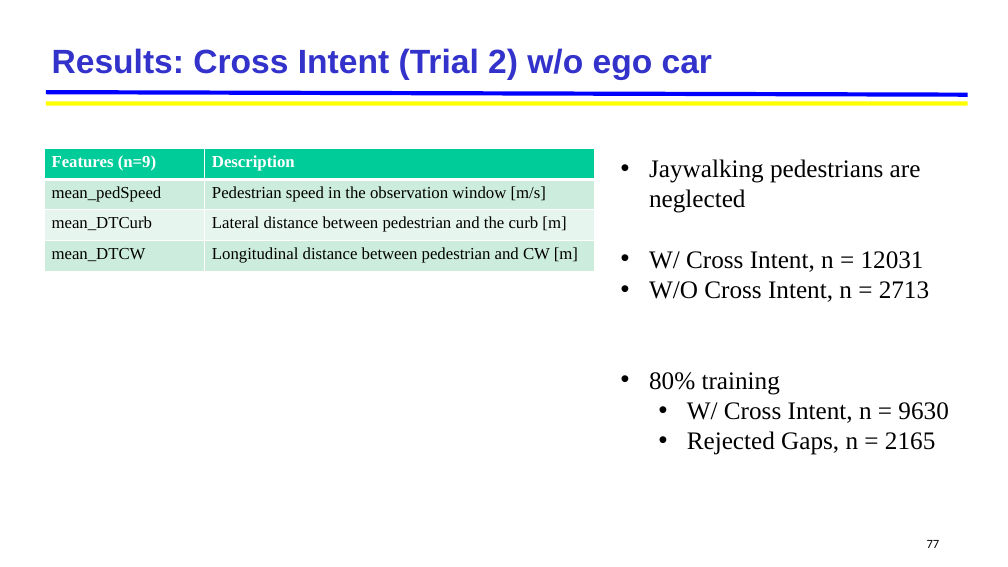
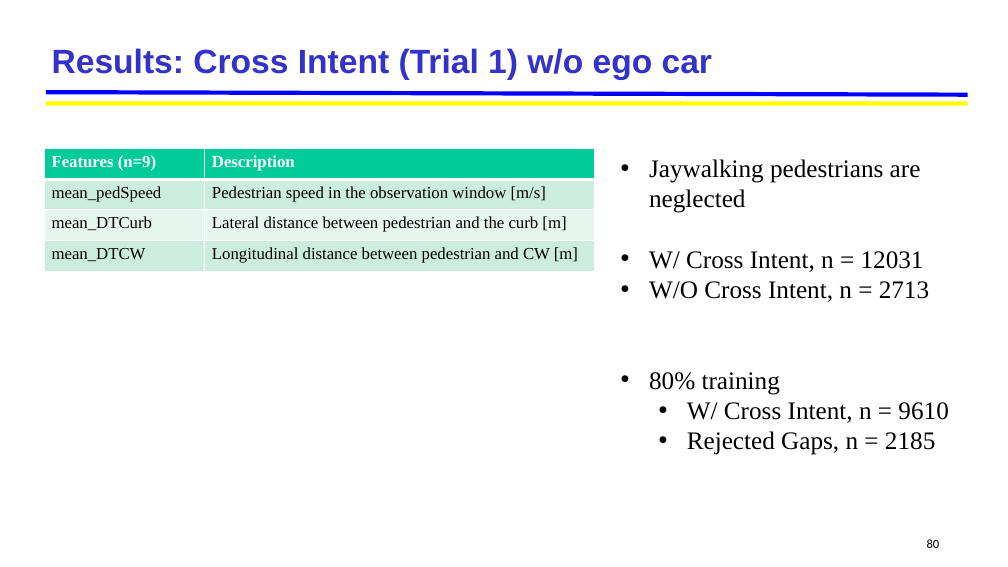
Before and after one commit to jskumaar/pedestrianHybridModel, a slide deck: slide 80 of Pedestrian_Hybrid_Model [Autosaved].pptx (slide 77 before the commit). Drawn at 1008x567 pixels with LibreOffice and Linux fonts; fonts in the diff are those of the drawing; background and template pictures are left out. Boxes give left, top, right and bottom in pixels: in the first picture for what was removed or moved away, otherwise in the second. Text is boxed around its words. In the diff, an @@ line names an element or a change of style, - is before the commit and + after.

```diff
--- a/Pedestrian_Hybrid_Model [Autosaved].pptx
+++ b/Pedestrian_Hybrid_Model [Autosaved].pptx
@@ title at (52, 48, 712, 80): text changed @@
-Results: Cross Intent (Trial 2) w/o ego car
+Results: Cross Intent (Trial 1) w/o ego car
@@ text at (687, 402, 948, 455): text changed @@
-  • W/ Cross Intent, n = 9630
-  • Rejected Gaps, n = 2165
+  • W/ Cross Intent, n = 9610
+  • Rejected Gaps, n = 2185
@@ page number at (927, 539, 940, 548): text changed @@
-77
+80
```
Also in this commit, not shown: 4 other slides changed, 3 slides added, 47 other files.
